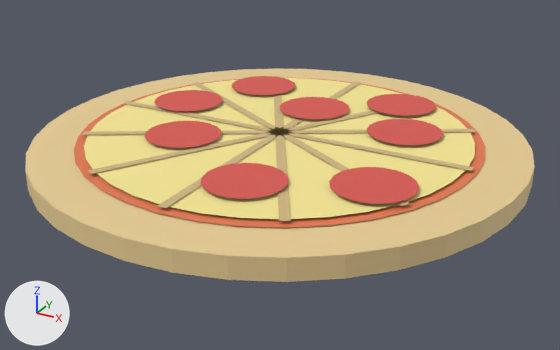
What one commit did to the FBX model assets/items/Pizza.fbx.
Rendered twice from a 50 mm camera at (0.316, -0.574, 0.267) aimed at (0.006, -0.01, -0.015). The lights are fixed; the arrows at lower left show +X, +Y and +Z. The picture after the commit comes second.

Objects in the first picture: 'Cheese', 'Disc', 'Pepp0', 'Pepp1', 'Pepp2', 'Pepp3', 'Pepp4', 'Pepp5', 'Pepp6', 'Pepp7', 'Sauce', 'Slice0', 'Slice1', 'Slice2', 'Slice3', 'Slice4', 'Slice5'.
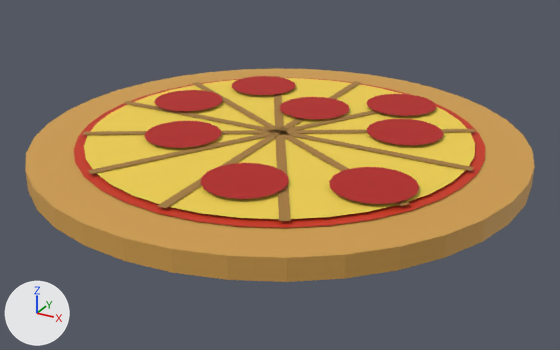
Where the newer file only moved an object's origin or applied its transform, the numbers keep the older frame.

Pixel boxes (x1, y1, x2, y2) of what changed, in the pictures (560 x 350 px):
'Disc', surface changed (beige to orange)
    both: (25, 69, 535, 282)
'Cheese', surface changed
    both: (84, 78, 475, 219)
'Sauce', surface changed
    both: (74, 78, 485, 228)
'Pepp4', surface changed (darker)
    both: (329, 167, 419, 204)
'Pepp2', surface changed (darker)
    both: (200, 163, 289, 199)
'Pepp3', surface changed (darker)
    both: (144, 121, 221, 148)
'Pepp0', surface changed (darker)
    both: (367, 119, 444, 145)
'Pepp5', surface changed (darker)
    both: (280, 97, 350, 119)
'Slice0', surface changed
    both: (124, 101, 474, 171)
'Pepp7', surface changed (darker)
    both: (366, 94, 436, 116)
'Pepp6', surface changed (darker)
    both: (154, 90, 223, 111)
'Slice2', surface changed
    both: (88, 110, 378, 174)
'Slice4', surface changed (beige to brown)
    both: (274, 76, 291, 221)
'Pepp1', surface changed (darker)
    both: (232, 76, 295, 95)
'Slice3', surface changed
    both: (157, 81, 361, 208)
'Slice5', surface changed
    both: (192, 82, 410, 206)
'Slice1', surface changed (beige to brown)
    both: (82, 129, 476, 135)

Edits to the bpy script that builds the scene:
```text
Add img_pizza_cheese_002_flat:
    img_pizza_cheese_002_flat = load_image('Pizza_Cheese_002_flat', '_unpacked/Pizza_Cheese_002_flat', 4, 4, 'sRGB')
Add img_pizza_crust_002_flat:
    img_pizza_crust_002_flat = load_image('Pizza_Crust_002_flat', '_unpacked/Pizza_Crust_002_flat', 4, 4, 'sRGB')
Add img_pizza_sauce_002_flat:
    img_pizza_sauce_002_flat = load_image('Pizza_Sauce_002_flat', '_unpacked/Pizza_Sauce_002_flat', 4, 4, 'sRGB')
Add img_pizza_pepper_002_flat:
    img_pizza_pepper_002_flat = load_image('Pizza_Pepper_002_flat', '_unpacked/Pizza_Pepper_002_flat', 4, 4, 'sRGB')
Add img_pizza_slice_flat:
    img_pizza_slice_flat = load_image('Pizza_Slice_flat', '_unpacked/Pizza_Slice_flat', 4, 4, 'sRGB')
Change mat_slice:
    remove mat_slice.base_color = (0.65, 0.48, 0.22)  # beige #d3b881
    add mat_slice.texture = img_pizza_slice_flat  # with its transparency
Change mat_pepper_002:
    remove mat_pepper_002.base_color = (0.7, 0.1, 0.08)  # red #da5950
    add mat_pepper_002.texture = img_pizza_pepper_002_flat  # with its transparency
Change mat_sauce_002:
    remove mat_sauce_002.base_color = (0.8, 0.2, 0.08)  # orange #e77c50
    add mat_sauce_002.texture = img_pizza_sauce_002_flat  # with its transparency
Change mat_crust_002:
    remove mat_crust_002.base_color = (0.82, 0.62, 0.3)  # beige #eace95
    add mat_crust_002.texture = img_pizza_crust_002_flat  # with its transparency
Change mat_cheese_002:
    remove mat_cheese_002.base_color = (0.95, 0.82, 0.3)  # yellow #f9ea95
    add mat_cheese_002.texture = img_pizza_cheese_002_flat  # with its transparency
```
